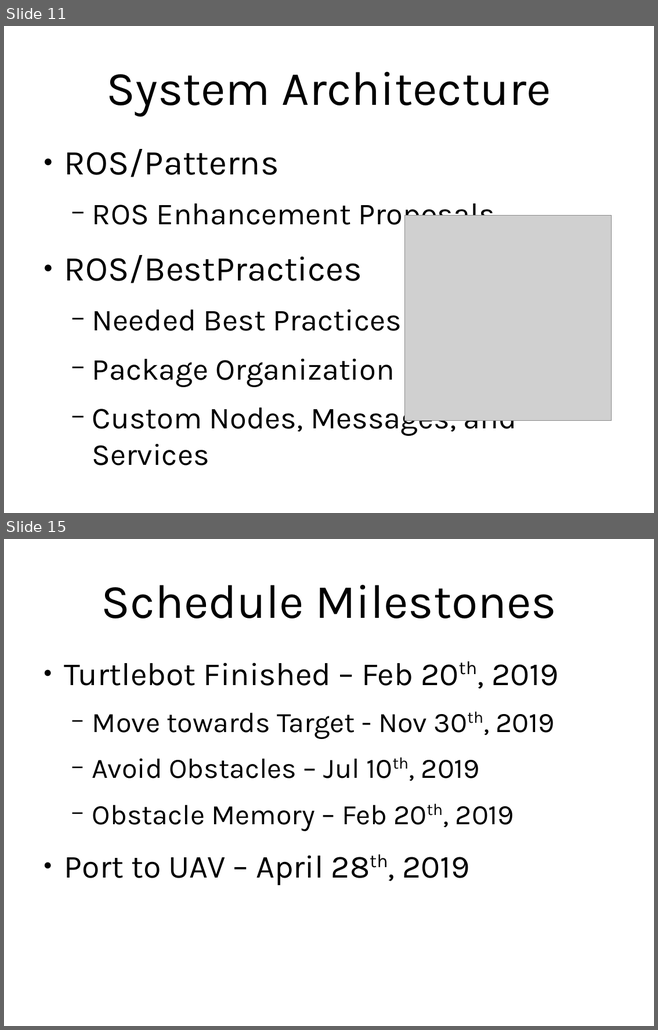
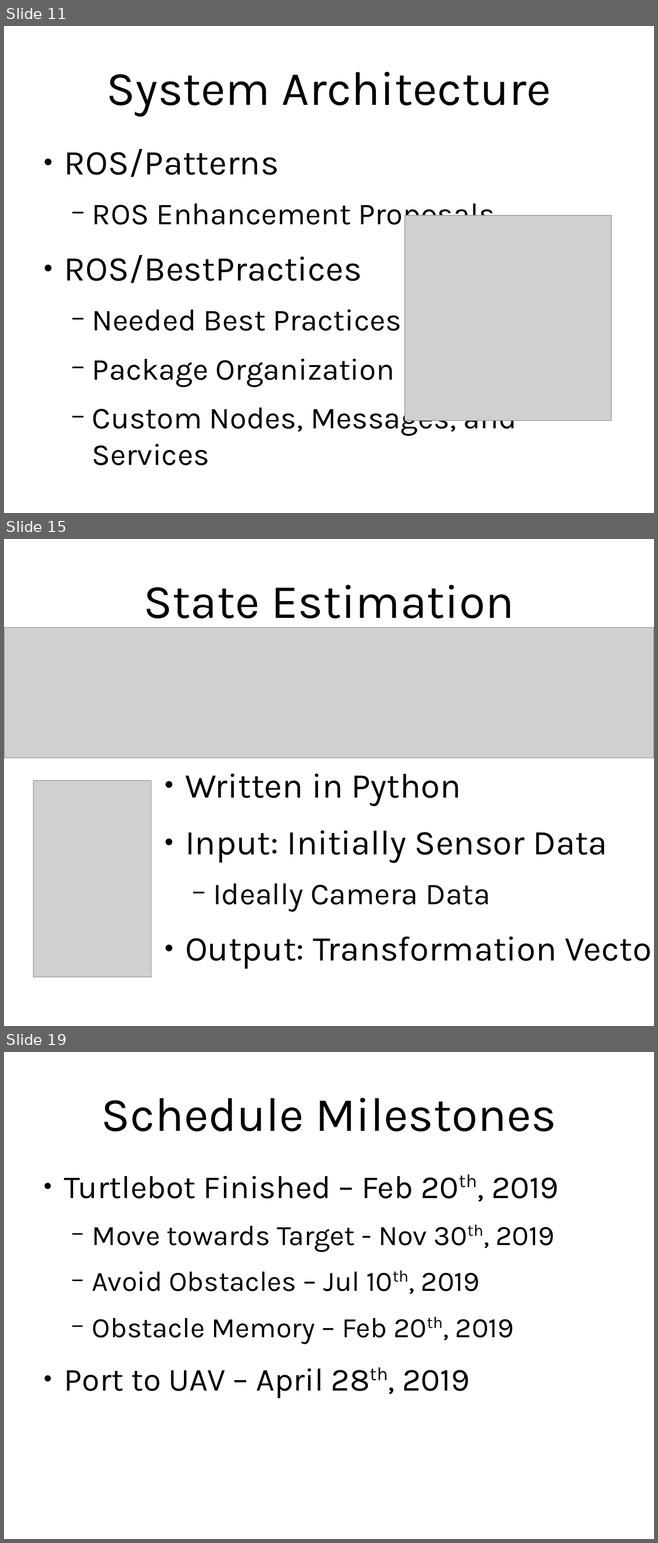
Before and after one commit to navh/coatimunde, a slide deck: Data Item Deliverables/DesignOverview.odp. Shown one above the other, each under a label of ours: slides 11 and 15 before the commit, slides 11, 15 and 19 after it; the slides between them are not shown. The pictures are 658x1030 and 658x1543 pixels, drawn with LibreOffice and Linux fonts; fonts in the diff are those of the drawing; grey boxes stand for pictures. Boxes give left, top, right and bottom in pixels: in the first picture for what was removed or moved away, otherwise in the second. Text is boxed around its words. In the diff, an @@ line names an element or a change of style, - is before the commit and + after.

```diff
--- a/Data Item Deliverables/DesignOverview.odp
+++ b/Data Item Deliverables/DesignOverview.odp
@@ slide 15 added at [4,539,654,1026], background #FFFFFF @@
@@ title added at [144,585,514,629], 58.6 pt, text #000000 @@
+State Estimation
@@ picture added at [4,627,654,758] @@
@@ picture added at [34,781,151,977] @@
@@ text added at [185,773,607,969], 42.6 pt, text #000000 @@
+● Written in Python
+● Input: Initially Sensor Data
+  − Ideally Camera Data
+● Output: Transformation Vectors
@@ what was slide 15 is now slide 19 @@
```
Also in this commit, not shown: 1 slide changed, 4 other slides added, 1 slide removed, 5 other files.
